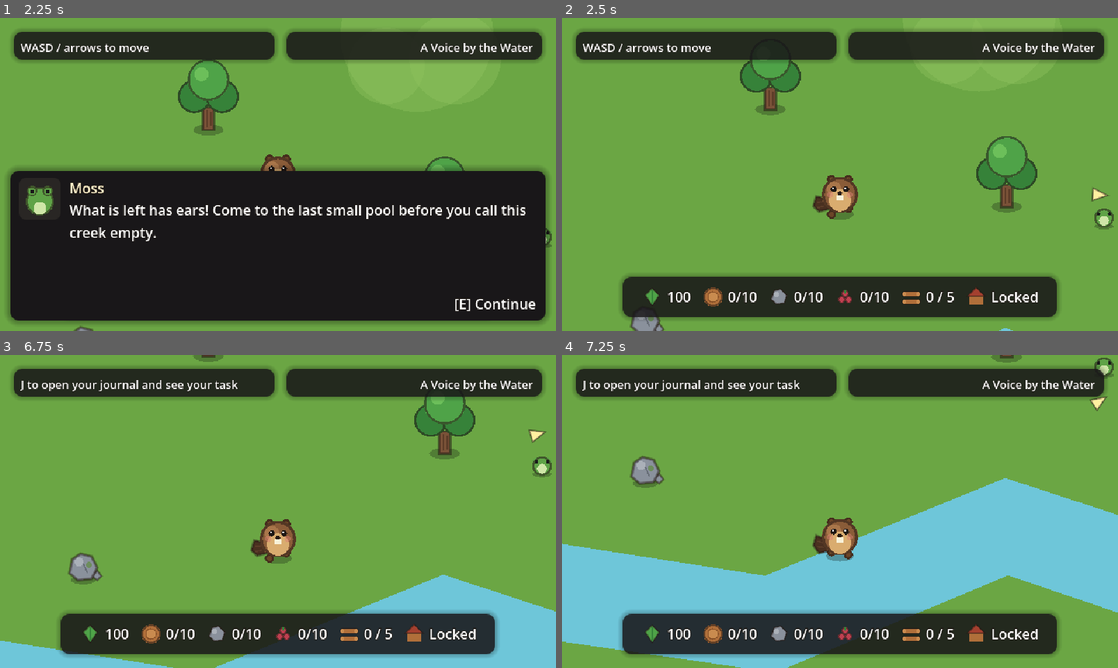
Above: before the commit, frames 1-4 (two rows, left to right).
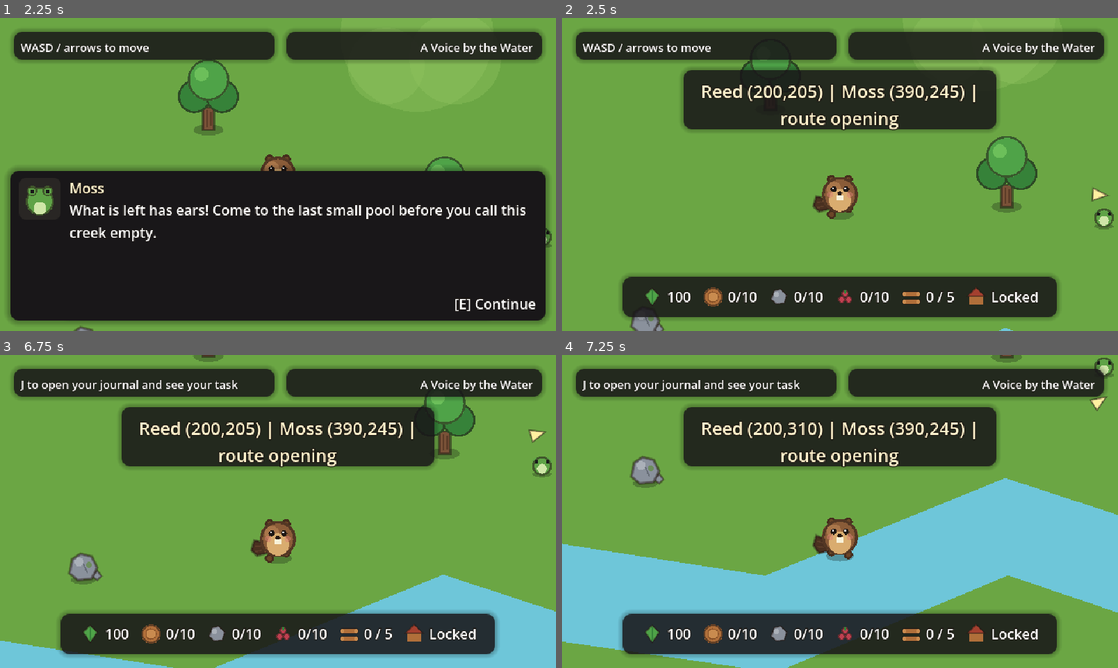
Above: after the commit, the same moments.

Repository: CrowderSoup/dam-it
Game: Godot game, scene res://scenes/ui/title_screen.tscn
The game is run twice, just before and just after one commit, with the same random seed, the same clock (stepped at 60 frames per second) and the same inputs.
Inputs (mouse positions are in pixels of both pictures, inside the frame that each line leads up to):
- Up to frame 1 (2.25 s): click "New Game" at 0.5 s; tap Enter at 1.25 s; move the mouse to (400, 158) at 1.27 s; hold D (move_right) 1.28-2.03 s; tap P at 1.35 s; click (400, 158) at 1.42 s; tap Space at 1.52 s; tap R (restart) at 2 s; move the mouse to (166, 190) at 2.02 s; hold S (move_down) from 2.03 s (still down); tap E (interact) at 2.1 s
- Up to frame 2 (2.5 s): keep holding S (move_down); tap Space at 2.27 s; tap P at 2.3 s
- Up to frame 3 (6.75 s): move the mouse to (333, 442) at 2.77 s; release S (move_down) at 2.78 s; hold D (move_right) 2.78-3.53 s; hold J (journal) 2.78-3.53 s; tap P at 3.05, 3.6, 5.1, 6.05 s; tap R (restart) at 3.5, 5, 5.75, 6.5 s; move the mouse to (250, 574) at 3.52 s; hold W (move_up) 3.53-4.25 s; click (250, 574) at 3.67 s; tap Space at 3.77, 5.27, 6.02 s; click "X" at 4.25 s; move the mouse to (444, 558) at 5.02 s; hold A (move_left) 5.03-6.53 s; move the mouse to (111, 464) at 5.77 s; tap E (interact) at 5.85 s; move the mouse to (305, 511) at 6.52 s; hold S (move_down) from 6.53 s (still down); hold J (journal) from 6.53 s (still down); click (305, 511) at 6.67 s
- Up to frame 4 (7.25 s): keep holding S (move_down); keep holding J (journal); tap P at 6.8 s

Frame 1 is identical in both runs. In frame 2, 11% of the frame differs, in the area x 21-79%, y 15-36%; in frame 3, 11%; in frame 4, 11%.

Commit message:
Add cross-platform position diagnostic

Diff:
--- a/scenes/main/main.gd
+++ b/scenes/main/main.gd
@@ -91,8 +91,30 @@
 	_refresh_story_indicator()
 
 func _unhandled_input(event: InputEvent) -> void:
+	# Temporary #47 cross-platform diagnostic. P is intentionally not an
+	# InputMap action, so this cannot alter normal gameplay or saved state.
+	# Showing the same world coordinates in native and Web builds distinguishes
+	# resident-state divergence from camera/render projection immediately.
+	if event is InputEventKey and event.pressed and not event.echo \
+			and event.physical_keycode == KEY_P:
+		_show_position_diagnostic()
+		get_viewport().set_input_as_handled()
+		return
 	if event.is_action_pressed("restart") and not act_one_ending.is_active():
 		game_menu.request_new_game()
+
+func _show_position_diagnostic() -> void:
+	var moss: Resident = $Residents/Moss
+	var message := "Reed %s | Moss %s | route %s" % [
+		_format_position(player.global_position),
+		_format_position(moss.global_position),
+		moss.get_active_route_id(),
+	]
+	print("POSITION DIAGNOSTIC: " + message)
+	hud.show_toast(message, 30.0)
+
+func _format_position(value: Vector2) -> String:
+	return "(%d,%d)" % [roundi(value.x), roundi(value.y)]
 
 func _on_dialogue_started(_dialogue_id: String) -> void:
 	game_menu.process_mode = Node.PROCESS_MODE_DISABLED
--- a/tests/narrative_test.gd
+++ b/tests/narrative_test.gd
@@ -24,6 +24,8 @@
 	assert(moss.visible and moss.get_interaction().label == "Talk to Moss")
 	assert(moss.global_position.y < 275.0, "Moss's opening route must stay above the HUD safe edge")
 	assert(main.hud.story_indicator.target == moss, "the first task should point a new player toward Moss")
+	main._show_position_diagnostic()
+	assert(main.hud.toast_label.text.contains("Moss (390,245) | route opening"), "the diagnostic should expose Moss's exact stable opening world state")
 	print("OK: the Willowbend arrival leads to a visible, actionable Moss")
 
 	moss.get_interaction().perform.call()
